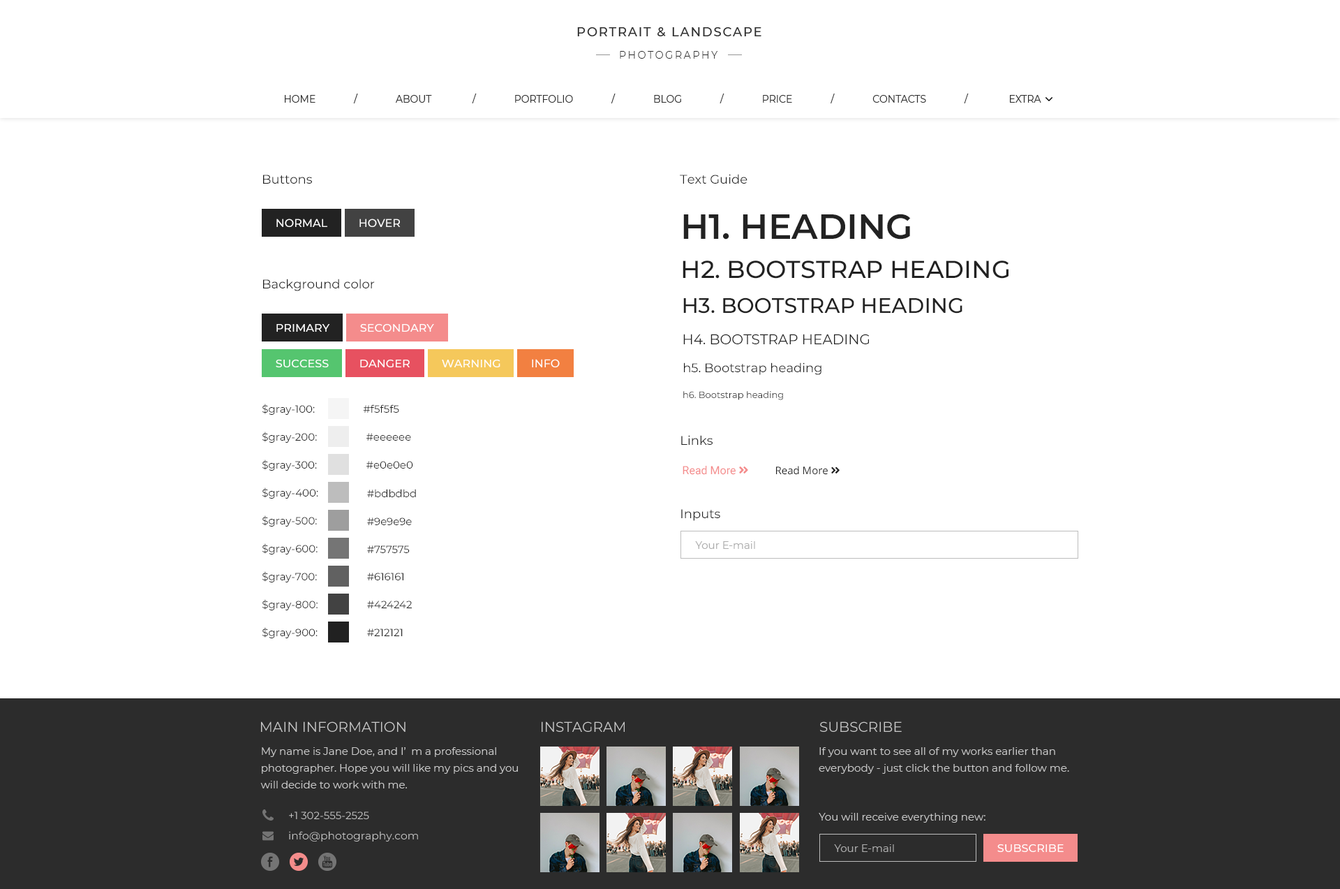
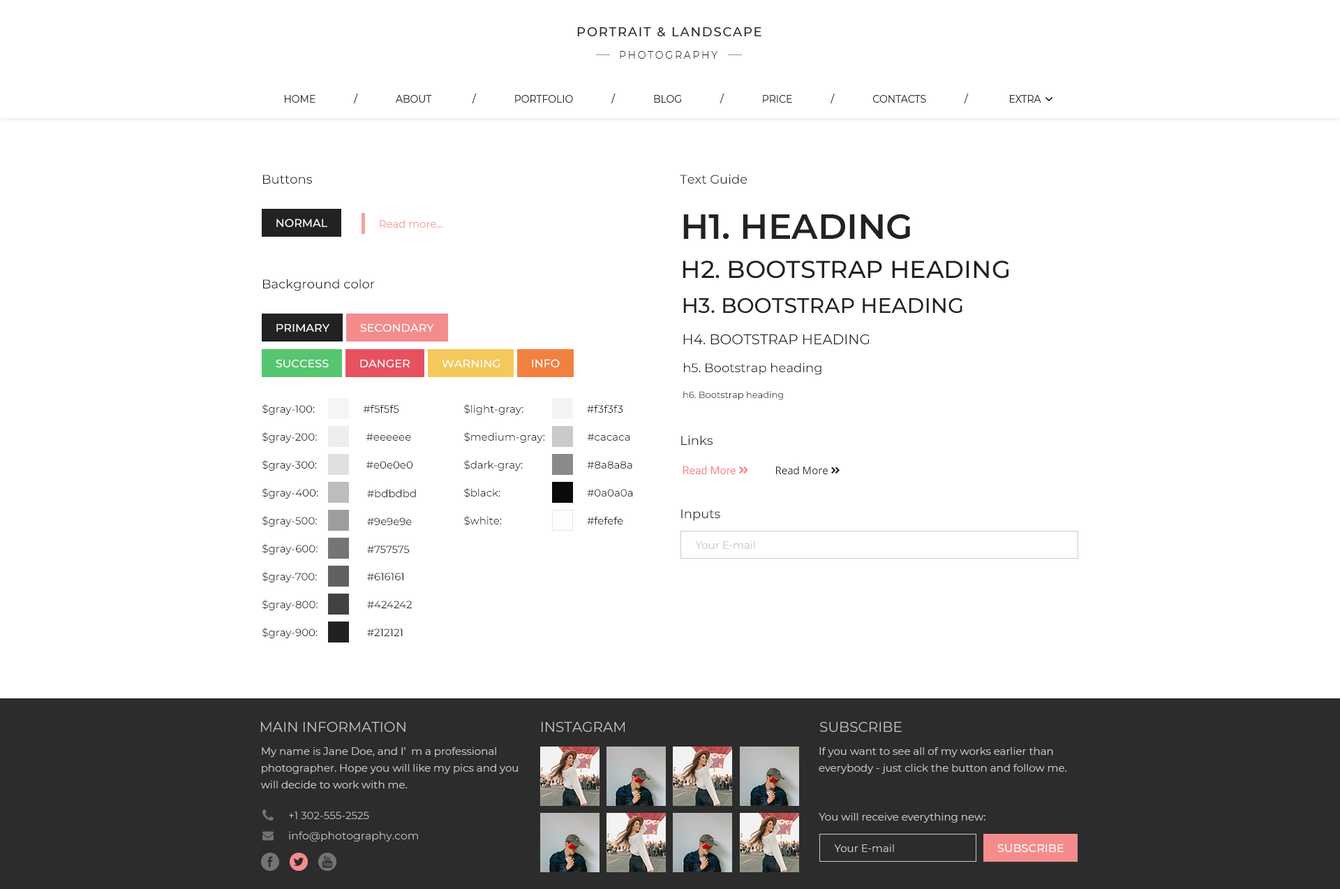
Comparing the layer stacks of the two 1340px x 889px images. Changes:
removed group "hover btn" (2 layers) from group "Buttons" over (344, 208, 415, 237)
removed layer "bg" (2nd of 8, in "Buttons" › "hover btn") from group "hover btn" over (344, 208, 415, 237)
added group "button 2" with 2 layers in group "Buttons" over (361, 212, 443, 234)
added layer "Read more..." in group "button 2" over (379, 219, 443, 228)
added group "foundation standart" with 16 layers in group "Colors" over (464, 397, 634, 531)
added layer "$light-gray: $medium-gray: $dark-gray: $black: $white:" in group "foundation standart" over (464, 403, 546, 526)
added group "light" (1st of 2, in "Colors" › "foundation standart") with 2 layers in group "foundation standart" over (552, 397, 624, 419)
added layer "light" (2nd of 2, in "Colors" › "foundation standart" › "light") in group "light" over (552, 397, 574, 419)
added group "medium" (1st of 2, in "Colors" › "foundation standart") with 2 layers in group "foundation standart" over (552, 425, 631, 447)
added layer "medium" (2nd of 2, in "Colors" › "foundation standart" › "medium") in group "medium" over (552, 425, 574, 447)
added group "dark" (1st of 2, in "Colors" › "foundation standart") with 2 layers in group "foundation standart" over (552, 453, 633, 475)
added layer "dark" (2nd of 2, in "Colors" › "foundation standart" › "dark") in group "dark" over (552, 453, 574, 475)
added group "black" (1st of 2, in "Colors" › "foundation standart") with 2 layers in group "foundation standart" over (552, 481, 634, 503)
added layer "black" (2nd of 2, in "Colors" › "foundation standart" › "black") in group "black" over (552, 481, 574, 503)
added group "white" (1st of 2, in "Colors" › "foundation standart") with 2 layers in group "foundation standart" over (552, 509, 624, 531)
painted on "Your E-mail" over (695, 541, 756, 549)
painted on "input" over (680, 530, 1079, 559)
painted on "footer" over (818, 747, 1070, 862)
…and 8 more changes (7 added, 1 removed)
